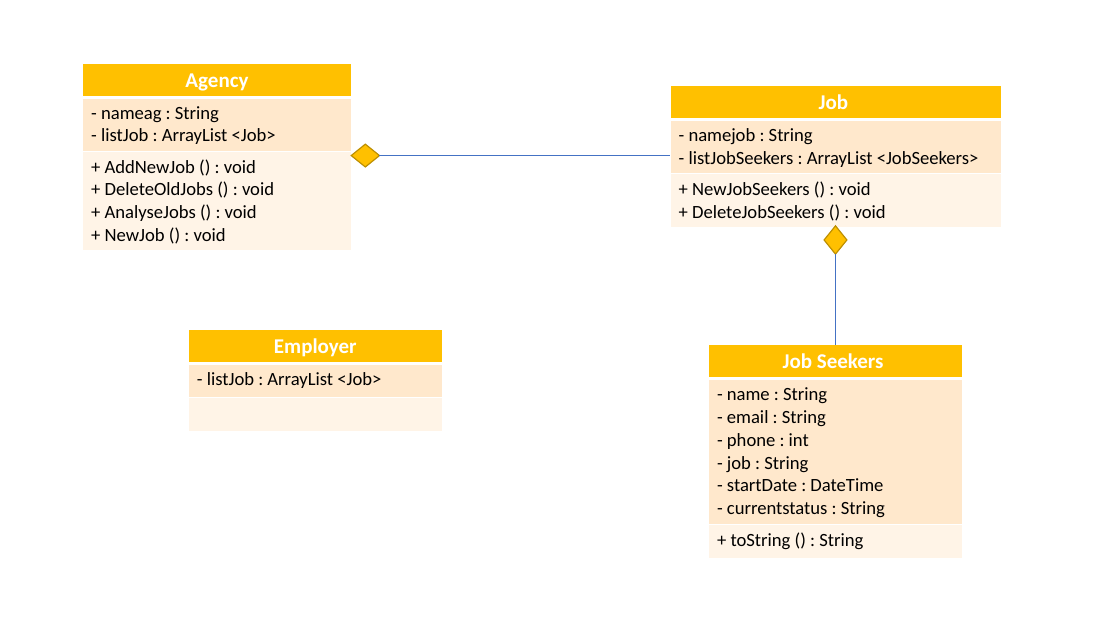
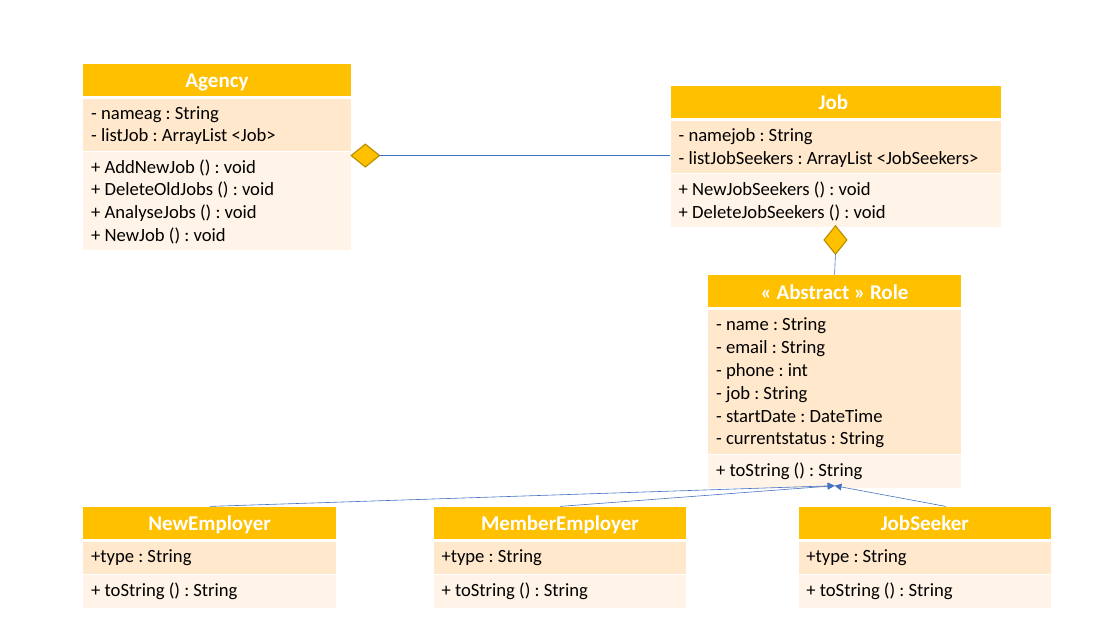
Before and after one commit to alexanderCAG/OOP-Java-Project, a slide deck: slide 1 of UML Projet.pptx. Drawn at 1120x630 pixels with LibreOffice and Linux fonts; fonts in the diff are those of the drawing. Boxes give left, top, right and bottom in pixels: in the first picture for what was removed or moved away, otherwise in the second. Text is boxed around its words. In the diff, an @@ line names an element or a change of style, - is before the commit and + after.

Commit message:
pptx

```diff
--- a/UML Projet.pptx
+++ b/UML Projet.pptx
@@ line moved from (836, 255) - (836, 344) to (836, 255) - (835, 275) @@
@@ table at <box>708,275,962,486</box> @@
-row 1, column 1: Job Seekers
+row 1, column 1: « Abstract » Role
@@ table: place and size @@
-table at <box>709,344,963,555</box>
+table at <box>708,275,962,486</box>
@@ table removed at <box>188,329,442,432</box>, 3 rows, 1 columns @@
-Employer
-- listJob : ArrayList <Job>
-
@@ table added at <box>83,507,337,609</box>, 3 rows, 1 columns @@
+NewEmployer
++type : String
++ toString () : String
@@ arrow added from (209, 507) to (835, 486), #4472C4 0.5 pt @@
@@ table added at <box>434,507,687,609</box>, 3 rows, 1 columns @@
+MemberEmployer
++type : String
++ toString () : String
@@ arrow added from (560, 507) to (835, 486), #4472C4 0.5 pt @@
@@ table added at <box>798,507,1052,609</box>, 3 rows, 1 columns @@
+JobSeeker
++type : String
++ toString () : String
@@ arrow added from (946, 507) to (835, 486), #4472C4 0.5 pt @@
```
